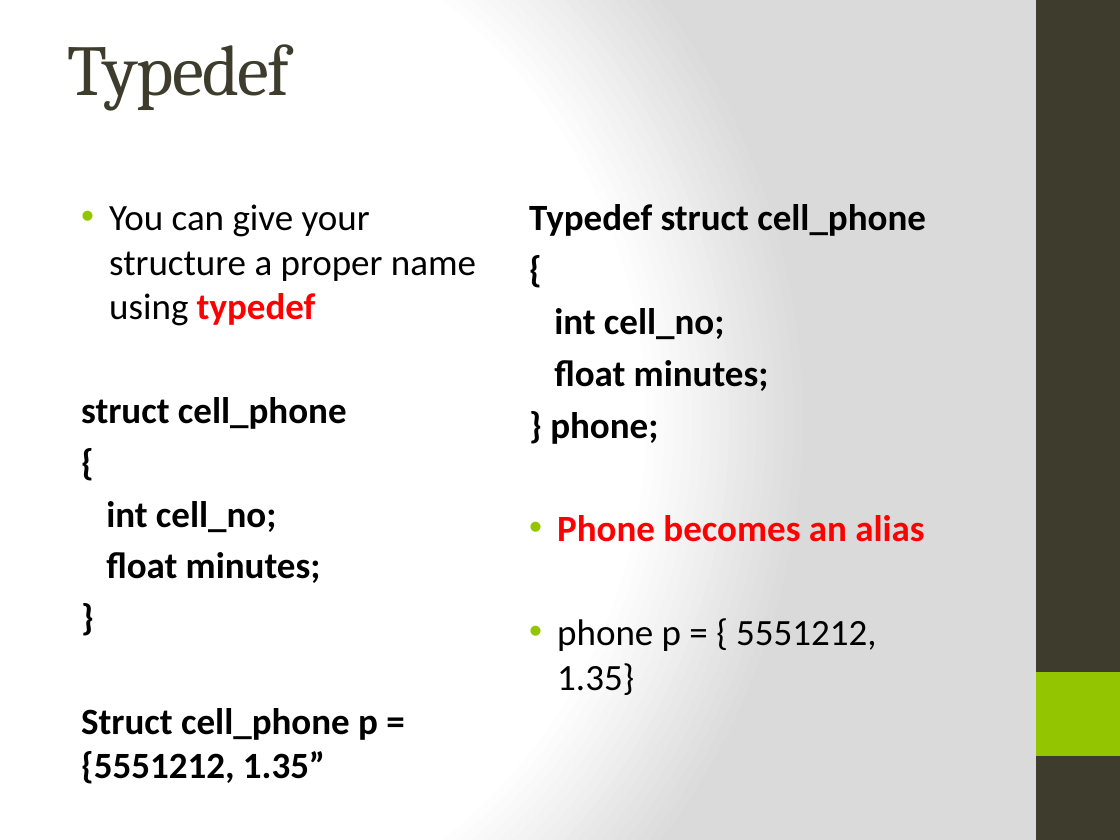
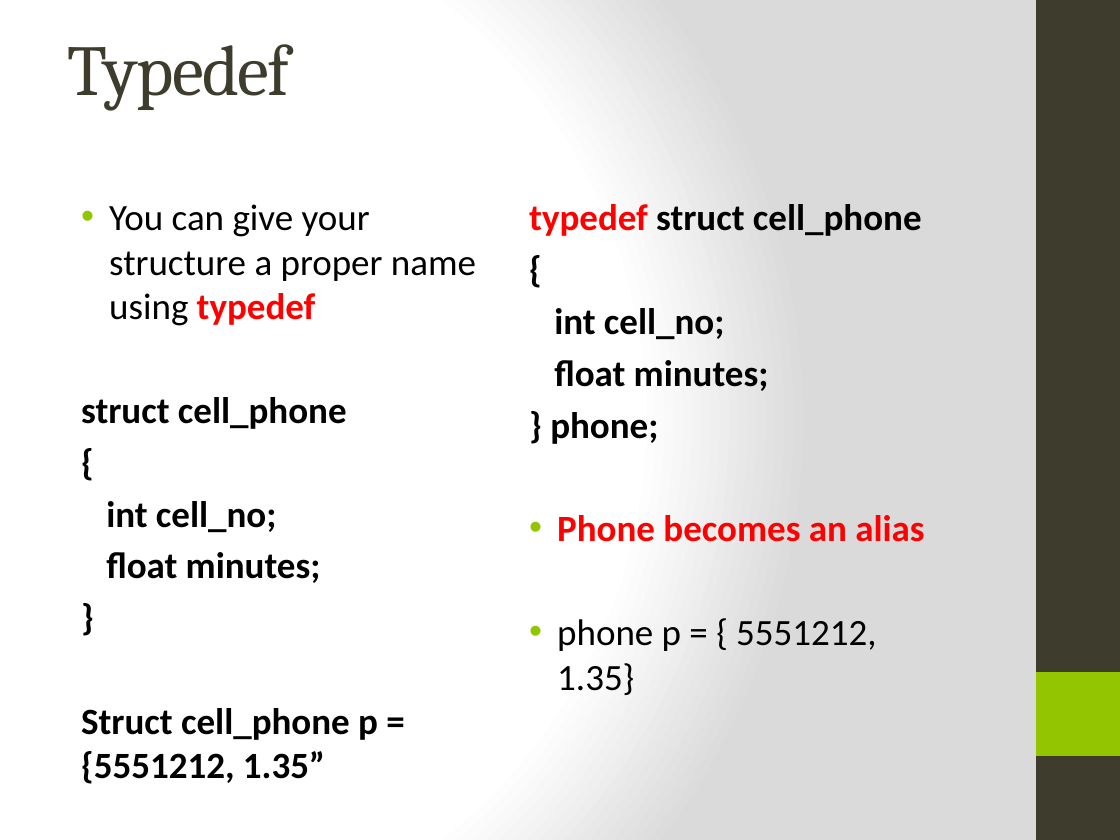
Before and after one commit to kinsidar/Spring2016, a slide deck: slide 17 of Slides/Lesson14.pptx (slide 18 before the commit). Drawn at 1120x840 pixels with LibreOffice and Linux fonts; fonts in the diff are those of the drawing. Boxes give left, top, right and bottom in pixels: in the first picture for what was removed or moved away, otherwise in the second. Text is boxed around its words. In the diff, an @@ line names an element or a change of style, - is before the commit and + after.

```diff
--- a/Slides/Lesson14.pptx
+++ b/Slides/Lesson14.pptx
@@ text at <box>529,204,922,236</box>: text changed @@
-Typedef struct cell_phone
+typedef struct cell_phone
```
Also in this commit, not shown: 1 other slide changed.
